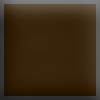
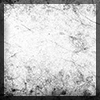
Revision of a layered 100 x 100 image; what changed, layer by layer:
added layer "Layer 1" (multiply) above "Rectangle 3" over [0, 0, 100, 100]
